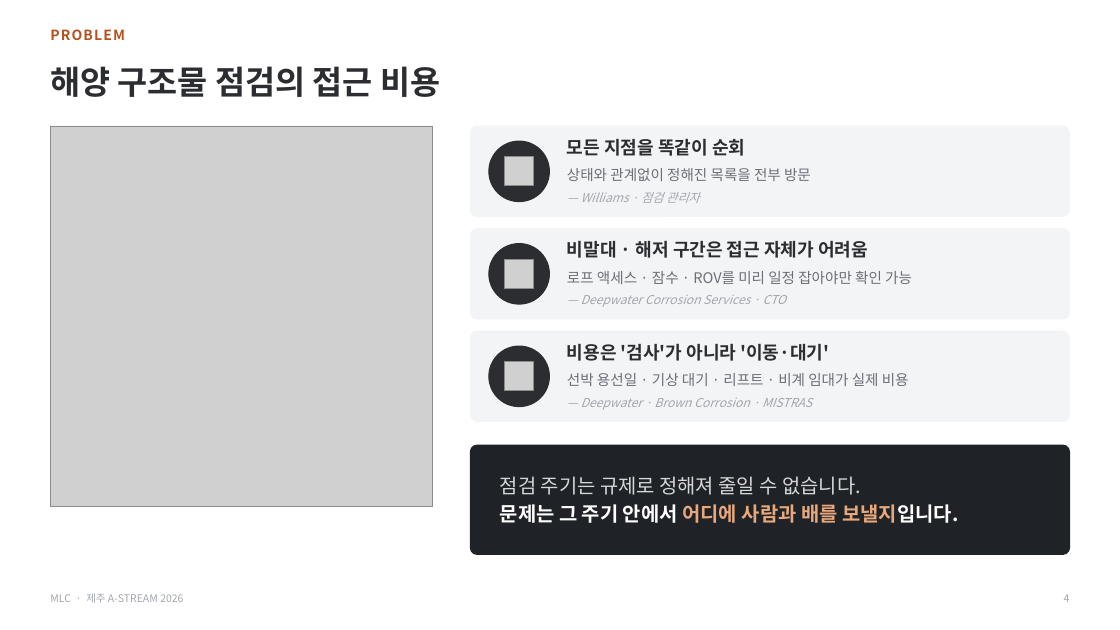
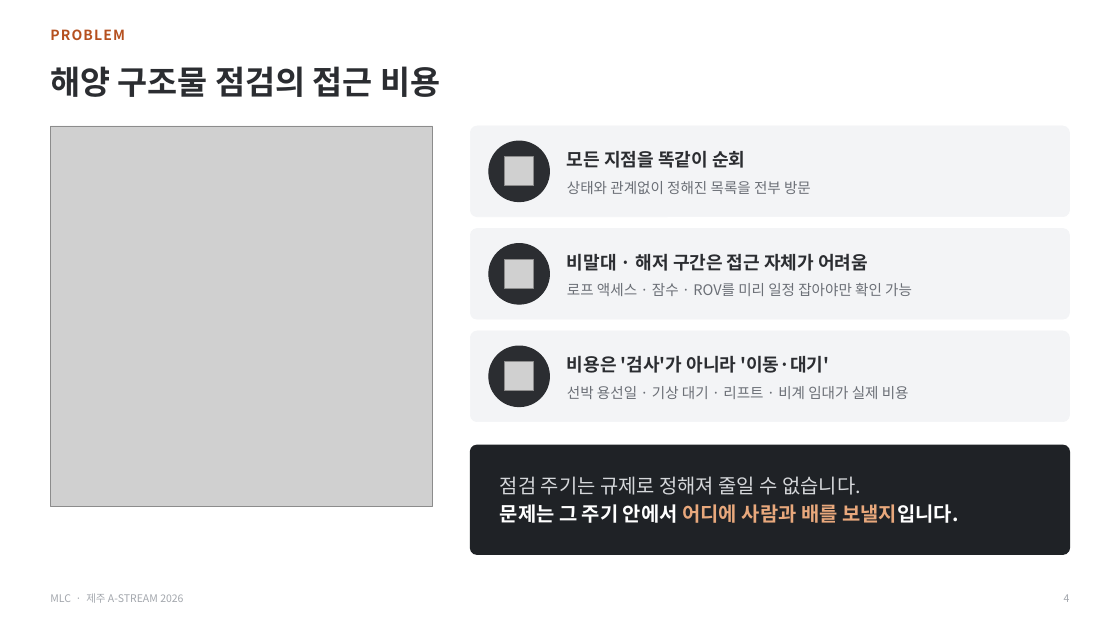
Before and after one commit to zscfvgbb-cmyk/PPT, a slide deck: slide 4 of MLC_IR_A-STREAM2026.pptx. Drawn at 1120x630 pixels with LibreOffice and Linux fonts; fonts in the diff are those of the drawing; grey boxes stand for pictures. Boxes give left, top, right and bottom in pixels: in the first picture for what was removed or moved away, otherwise in the second. Text is boxed around its words. In the diff, an @@ line names an element or a change of style, - is before the commit and + after.

```diff
--- a/MLC_IR_A-STREAM2026.pptx
+++ b/MLC_IR_A-STREAM2026.pptx
@@ text removed at [581, 192, 700, 203] @@
-— Williams · 점검 관리자
@@ text "비말대 · 해저 구간은 접근 ...": place and size @@
-text "비말대 · 해저 구간은 접근 ..." at [567, 241, 868, 258]
+text "비말대 · 해저 구간은 접근 ..." at [567, 254, 868, 271]
@@ text "로프 액세스 · 잠수 · ...": place and size @@
-text "로프 액세스 · 잠수 · ..." at [567, 271, 912, 284]
+text "로프 액세스 · 잠수 · ..." at [567, 283, 912, 296]
@@ text removed at [581, 295, 787, 307] @@
-— Deepwater Corrosion Services · CTO
@@ 4 texts: place and size @@
-4 texts at [567, 139, 909, 386]
+4 texts at [567, 151, 909, 399]
@@ text removed at [581, 398, 812, 410] @@
-— Deepwater · Brown Corrosion · MISTRAS
```
Also in this commit, not shown: 7 other slides changed, 1 other file.
